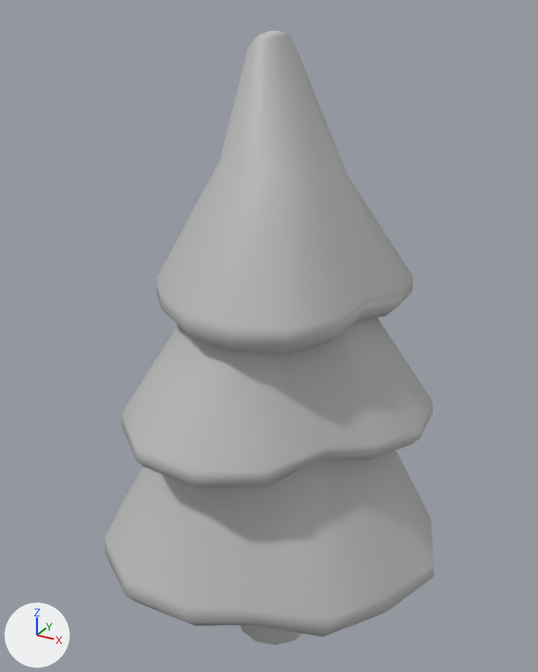
Before and after pictures for a commit that changed the FBX model creativejam/Content/Geometry/FBX/SM_Tree_A.fbx.
Camera for both pictures: a 50 mm camera at (2.53, -4.69, 5.08) aimed at (-0.11, 0.1, 2.69). Every picture has the same lights, and +X, +Y and +Z are marked at lower left. Objects named as collision shapes, trigger or cutter boxes, shadow casters or lower levels of detail are left out. Where no turn or scale is listed for an object, it has been applied to the vertices.

Script lines for the objects in view, before the commit:
```python
me_mesh = bpy.data.meshes.new('Mesh')
me_mesh.from_pydata(...)  # 393 vertices, 340 faces; spans x -1.34..1.43, y -1.34..1.45, z -0.1..4.95
me_mesh.materials.append(mat_lambert1)  # grey #bcbcbc
ob_sm_tree_a = bpy.data.objects.new('SM_Tree_A', me_mesh)
ob_sm_tree_a.location = (0.0, 0.0, 0.0)
```
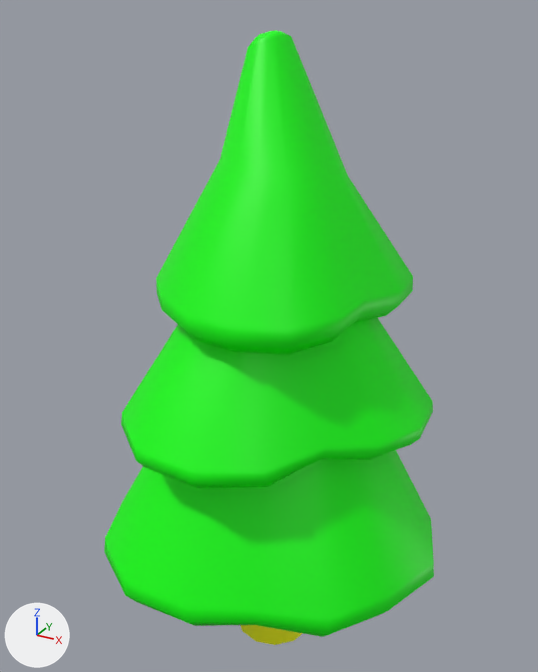
Pixel boxes [x1, y1, x2, y2] of what changed, in the pictures (538 x 672 px):
part 1 of me_mesh, recoloured (grey to green): [104, 30, 434, 637] in both
part 2 of me_mesh, recoloured (grey to yellow): [240, 625, 303, 645] in both

Diff of the bpy script that builds the scene:
```diff
--- a/creativejam/Content/Geometry/FBX/SM_Tree_A.fbx.py
+++ b/creativejam/Content/Geometry/FBX/SM_Tree_A.fbx.py
@@ mat_wood @@
+mat_wood = principled_material('Wood')
+mat_wood.base_color = (1.0, 1.0, 0.0)  # yellow #ffff00
@@ mat_grass @@
+mat_grass = principled_material('Grass')
+mat_grass.base_color = (0.0, 1.0, 0.0)  # green #00ff00
@@ me_mesh @@
 me_mesh.from_pydata(...)  # 393 vertices, 340 faces; spans x -1.34..1.43, y -1.34..1.45, z -0.1..4.95
 # used by ob_sm_tree_a; location = (0.0, 0.0, 0.0)
+# me_mesh part 1: 304 of the faces centred in x -1.29..1.33, y -1.33..1.38, z 0.85..4.94 switch from mat_lambert1 (grey #bcbcbc) to mat_grass (green #00ff00)
+# me_mesh part 2: all 36 faces centred in x -0.25..0.3, y -0.3..0.25, z 0.09..0.85 switch from mat_lambert1 (grey #bcbcbc) to mat_wood (yellow #ffff00)
```
